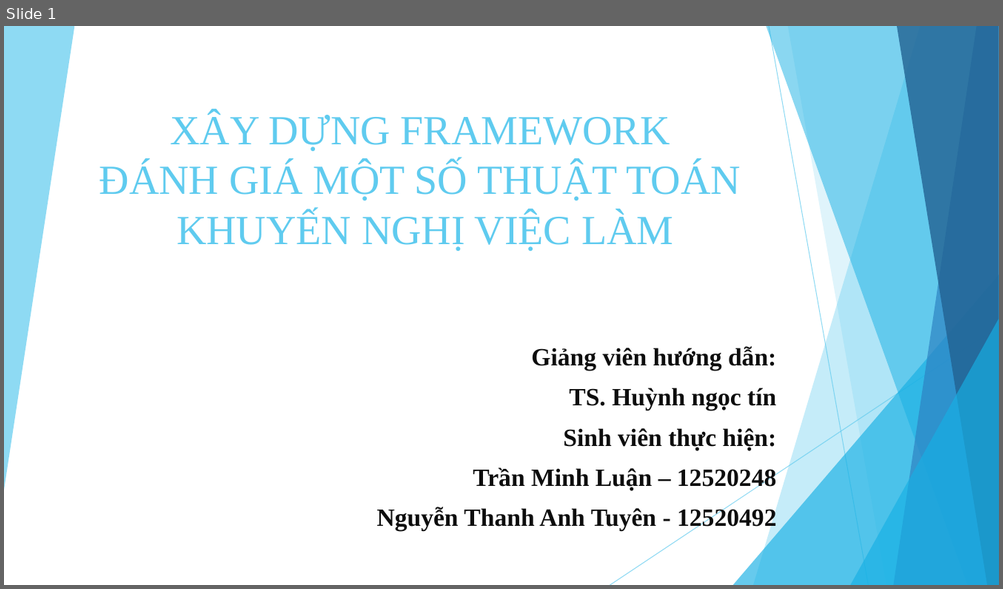
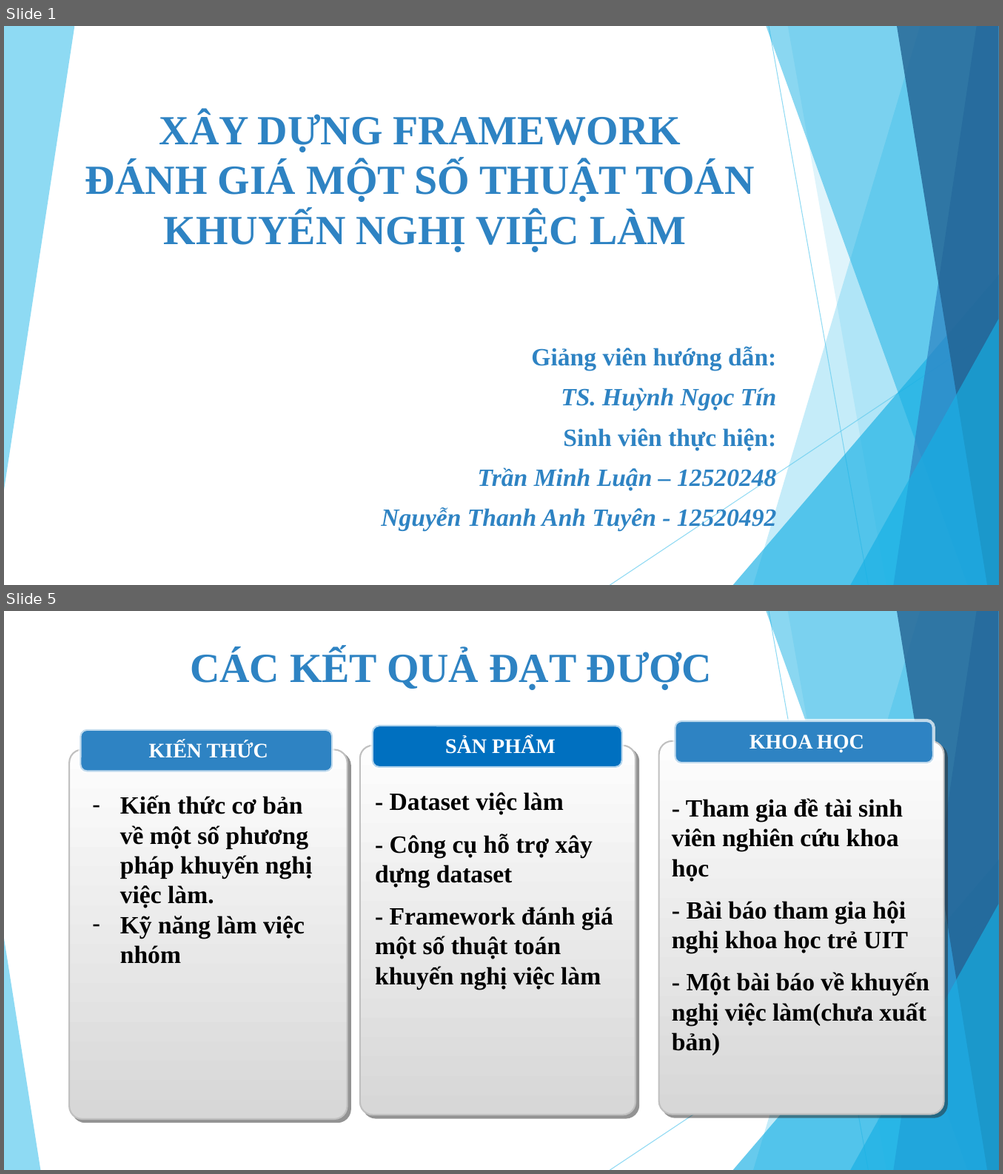
Before and after one commit to tuyennta/JobRecSys, a slide deck: Documents/Báo cáo/Bao cao KLTN_2.pptx. Shown one above the other, each under a label of ours: slide 1 before the commit, slides 1 and 5 after it; the slides between them are not shown. The pictures are 1003x589 and 1003x1174 pixels, drawn with LibreOffice and Linux fonts; fonts in the diff are those of the drawing. Boxes give left, top, right and bottom in pixels: in the first picture for what was removed or moved away, otherwise in the second. Text is boxed around its words. In the diff, an @@ line names an element or a change of style, - is before the commit and + after.

```diff
--- a/Documents/Báo cáo/Bao cao KLTN_2.pptx
+++ b/Documents/Báo cáo/Bao cao KLTN_2.pptx
@@ slide 5 added at [4, 611, 999, 1170], background #FFFFFF; not listed: 9 template elements that a slide beside it also shows @@
@@ text added at [190, 650, 711, 690], 40 pt, text #2E83C3, bold @@
+CÁC KẾT QUẢ ĐẠT ĐƯỢC
@@ group added at [69, 729, 347, 1120]: 2 rounded rectangles, 2 texts @@
+KIẾN THỨC
+– Kiến thức cơ bản về một số phương pháp khuyến nghị việc làm.
+– Kỹ năng làm việc nhóm
@@ group added at [360, 725, 635, 1116]: 2 rounded rectangles, 2 texts @@
+SẢN PHẨM
+- Dataset việc làm
+- Công cụ hỗ trợ xây dựng dataset
+- Framework đánh giá một số thuật toán khuyến nghị việc làm
@@ group added at [659, 721, 944, 1115]: 2 rounded rectangles, 2 texts @@
+KHOA HỌC
+- Tham gia đề tài sinh viên nghiên cứu khoa học
+- Bài báo tham gia hội nghị khoa học trẻ UIT
+- Một bài báo về khuyến nghị việc làm(chưa xuất bản)
@@ triangle added at [4, 939, 40, 1170], fill #5FCBEF at 70% opacity @@
@@ slide 1 changed as well @@
@@ title "XÂY DỰNG FRAMEWORK ĐÁNH GIÁ ..." at [85, 113, 754, 252]: text colour #5FCBEF to #2E83C3, bold on @@
@@ subtitle at [381, 346, 777, 531]: text colour #0D0D0D to #2E83C3 in "Giảng viên hướng dẫn:", "Sinh viên thực hiện:", "Trần Minh Luận – 12520248", "Nguyễn Thanh Anh Tuyên - 12520492"; italic on in "Trần Minh Luận – 12520248", "Nguyễn Thanh Anh Tuyên - 12520492" @@
@@ subtitle at [560, 388, 777, 411]: text changed; text colour #0D0D0D to #2E83C3; italic on @@
-TS. Huỳnh ngọc tín
+TS. Huỳnh Ngọc Tín
```
Also in this commit, not shown: 3 other slides changed, 7 other slides added, 2 slides removed.
